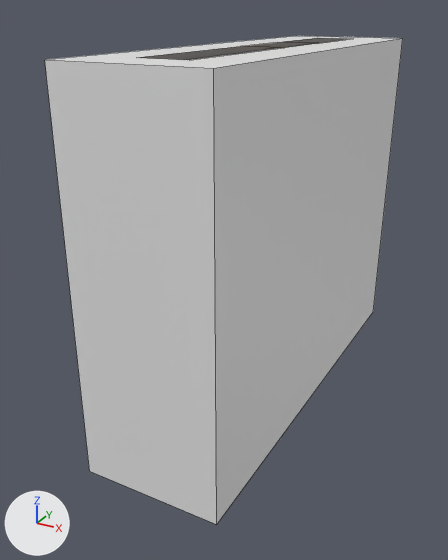
The Blender file project_files/door-02.blend as it was, and as the next commit left it.
One viewpoint serves both versions: a 50 mm camera at (2.91, -6.28, 4.37) aimed at (-0.3, -0.44, 1.45). Lighting does not change. The marker at lower left points along +X, +Y and +Z. Mesh edges are drawn as thin lines.
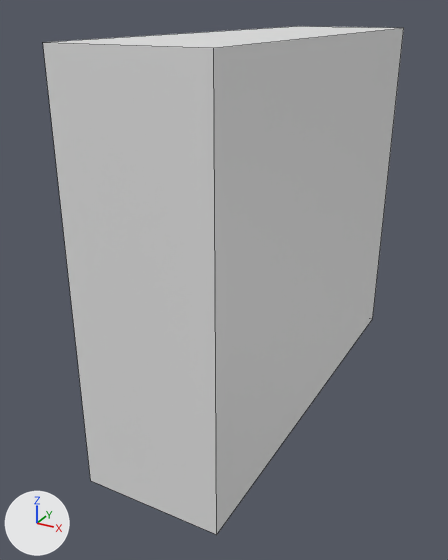
The edits, one by one:
me_cube has 8 vertices, 6 faces and spans x -0.75..0.75, y -2.5..2.5, z -1.0..3.0.
me_cube is used by ob_cube; location (0.0, 0.0, 1.0).
me_cube part 1: the whole mesh is scaled about its middle by (1, 1, 1.06).
Object 'Plane.003' (ob_plane_003) is now hidden.
Object 'Plane.004' (ob_plane_004) is now hidden.

Changed parts and their boxes [x1, y1, x2, y2] in the pictures (448 x 560 px):
'Cube', mesh rescaled
    before: [45, 36, 403, 525]
    after: [43, 26, 404, 535]
'Plane.003', hidden
    before: [138, 46, 278, 60]
'Plane.004', hidden
    before: [245, 38, 348, 48]
